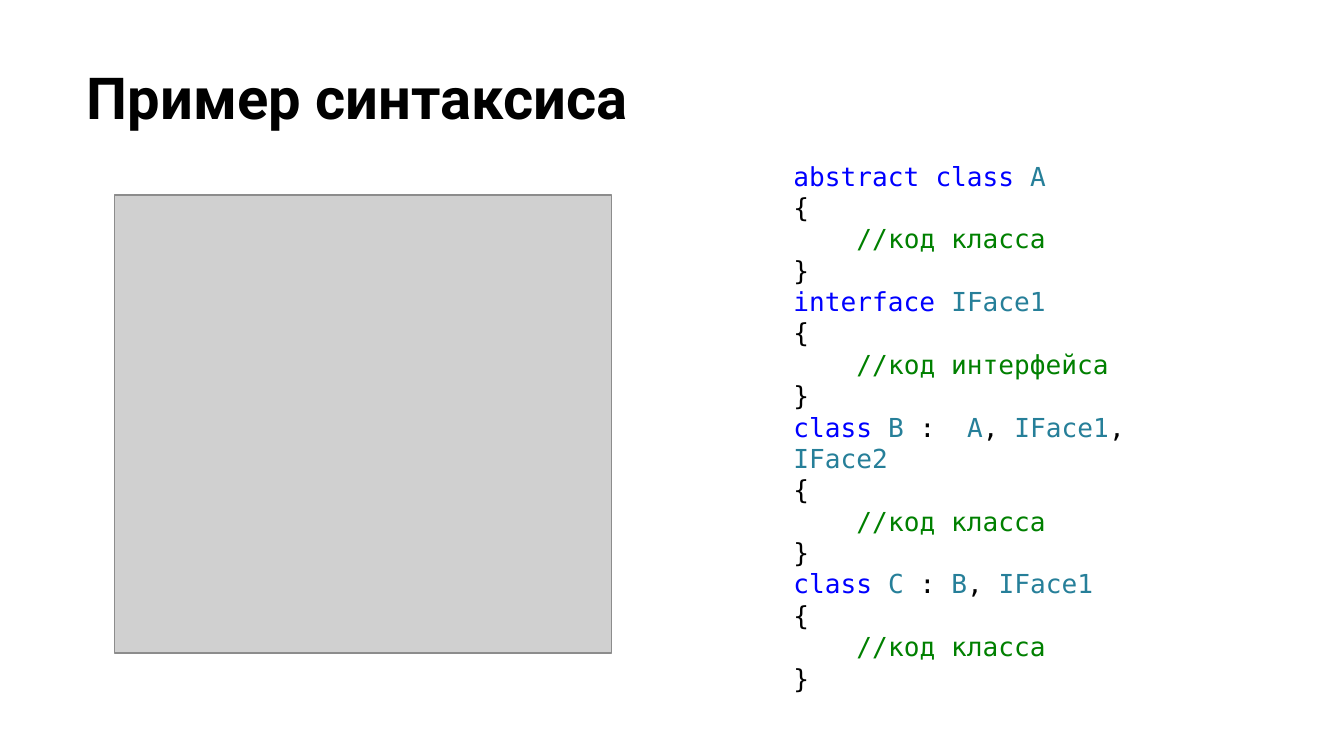
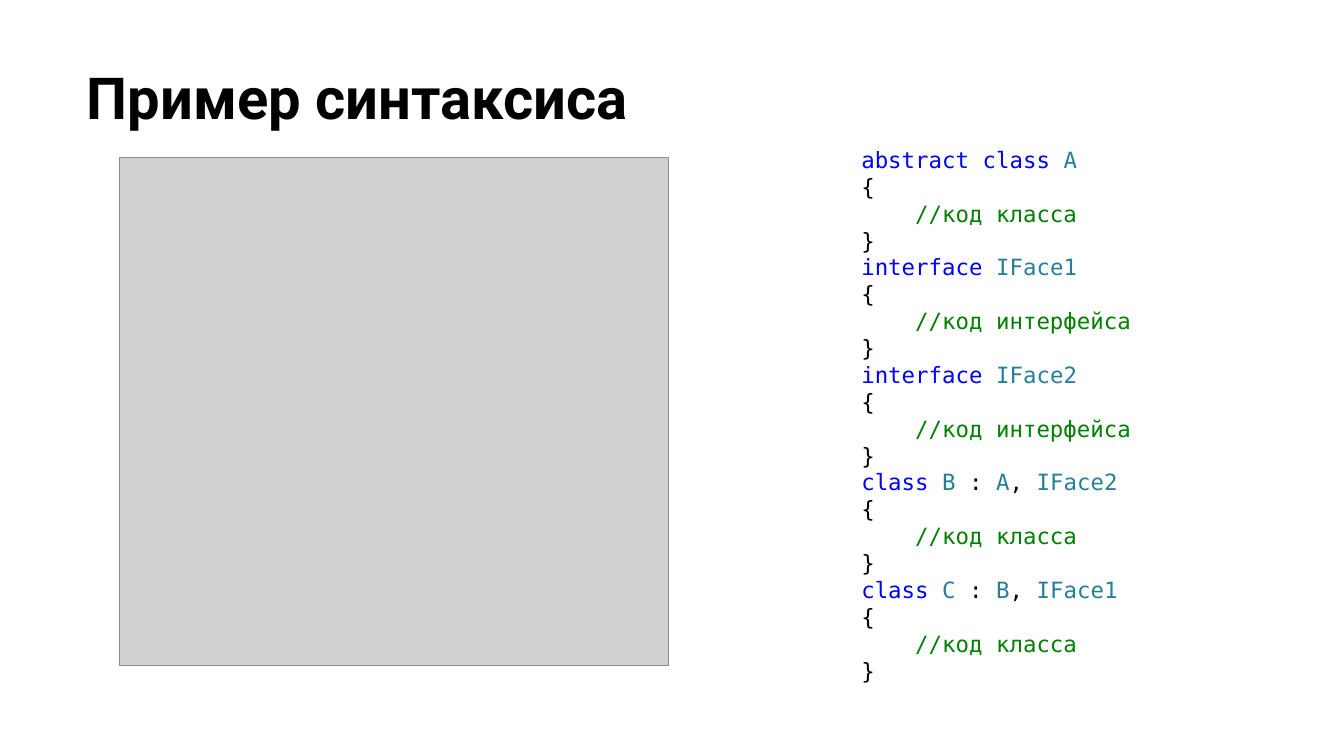
Before and after one commit to NilovPavel/OOP, a slide deck: slide 27 of ООПp.1.pptx. Drawn at 1344x756 pixels with LibreOffice and Linux fonts; fonts in the diff are those of the drawing; grey boxes stand for pictures; background and template pictures are left out. Boxes give left, top, right and bottom in pixels: in the first picture for what was removed or moved away, otherwise in the second. Text is boxed around its words. In the diff, an @@ line names an element or a change of style, - is before the commit and + after.

```diff
--- a/ООПp.1.pptx
+++ b/ООПp.1.pptx
@@ text "abstract class A": place and size @@
-text "abstract class A" at box(793, 166, 1124, 660)
+text "abstract class A" at box(861, 151, 1131, 655)
@@ picture: place and size @@
-picture at box(114, 195, 612, 653)
+picture at box(120, 157, 668, 665)
@@ text at box(861, 151, 1131, 655): size 14 to 12 pt in "abstract class A", "{", "//код класса", "}" and 11 more places @@
@@ text at box(861, 366, 1131, 493): text changed; size 14 to 12 pt; text colour #267F99 to #008000 @@
-class B : A, IFace1, IFace2
+interface IFace2
+{
+//код интерфейса
+}
+class B : A, IFace2
```
Also in this commit, not shown: 1 other file.
